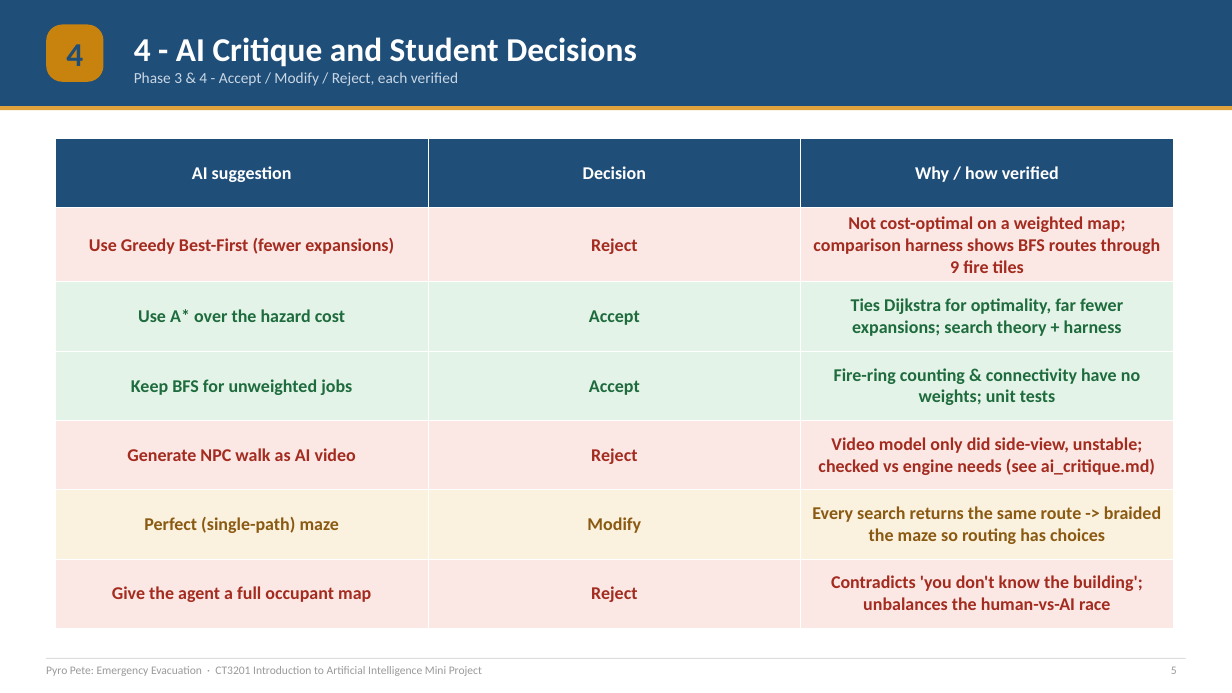
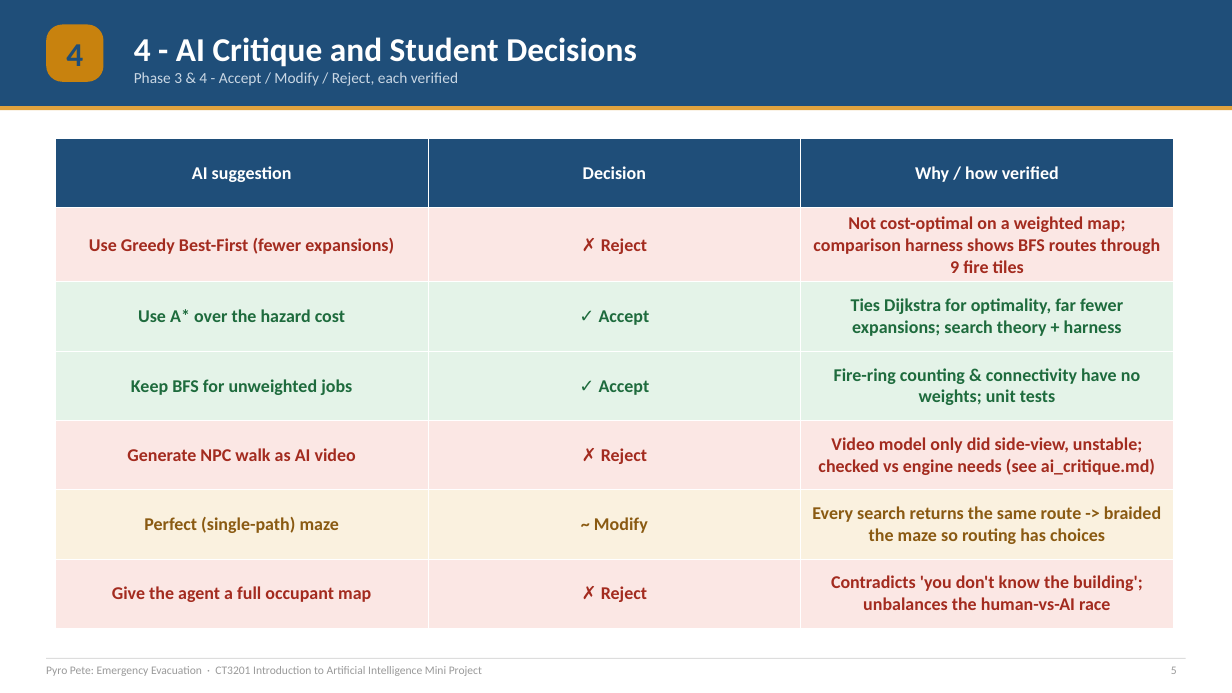
Before and after one commit to Jeb-Lee/CT3201_AI, a slide deck: slide 5 of docs/report/CT3201_Slides.pptx. Drawn at 1232x693 pixels with LibreOffice and Linux fonts; fonts in the diff are those of the drawing. Boxes give left, top, right and bottom in pixels: in the first picture for what was removed or moved away, otherwise in the second. Text is boxed around its words. In the diff, an @@ line names an element or a change of style, - is before the commit and + after.

```diff
--- a/docs/report/CT3201_Slides.pptx
+++ b/docs/report/CT3201_Slides.pptx
@@ table at box(55, 139, 1173, 624) @@
-row 2, column 2: Reject
+row 2, column 2: ✗ Reject
-row 3, column 2: Accept
+row 3, column 2: ✓ Accept
-row 4, column 2: Accept
+row 4, column 2: ✓ Accept
-row 5, column 2: Reject
+row 5, column 2: ✗ Reject
-row 6, column 2: Modify
+row 6, column 2: ~ Modify
-row 7, column 2: Reject
+row 7, column 2: ✗ Reject
```
Also in this commit, not shown: 2 other slides changed.
